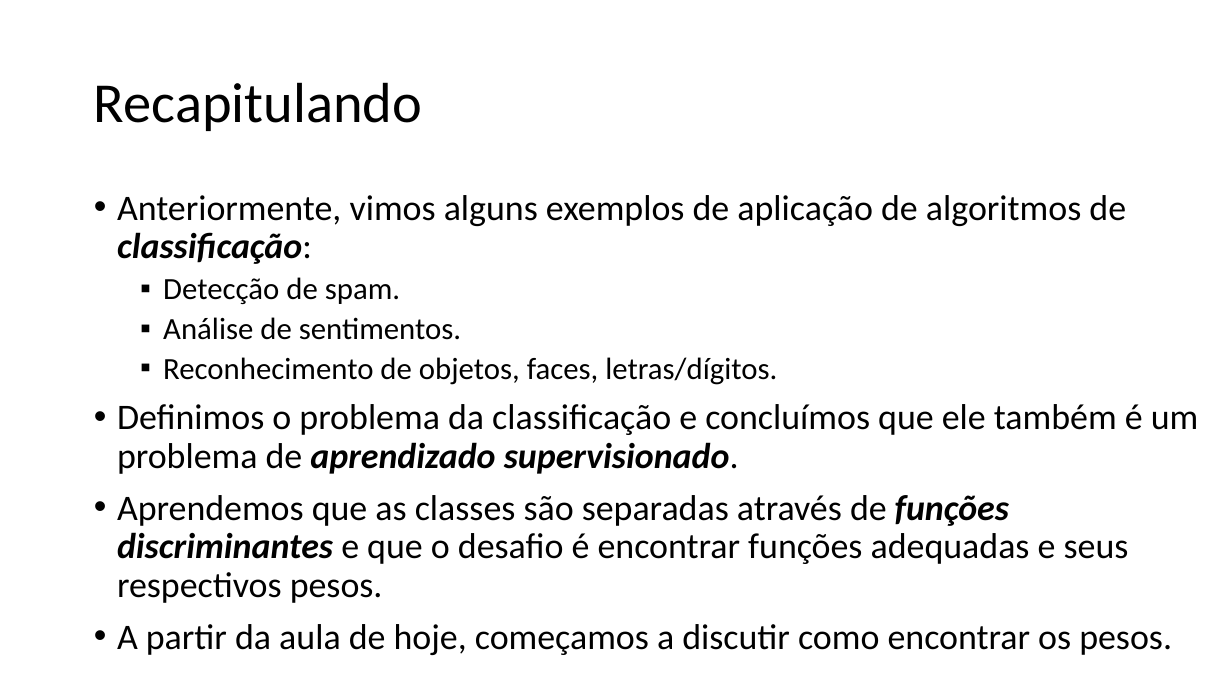
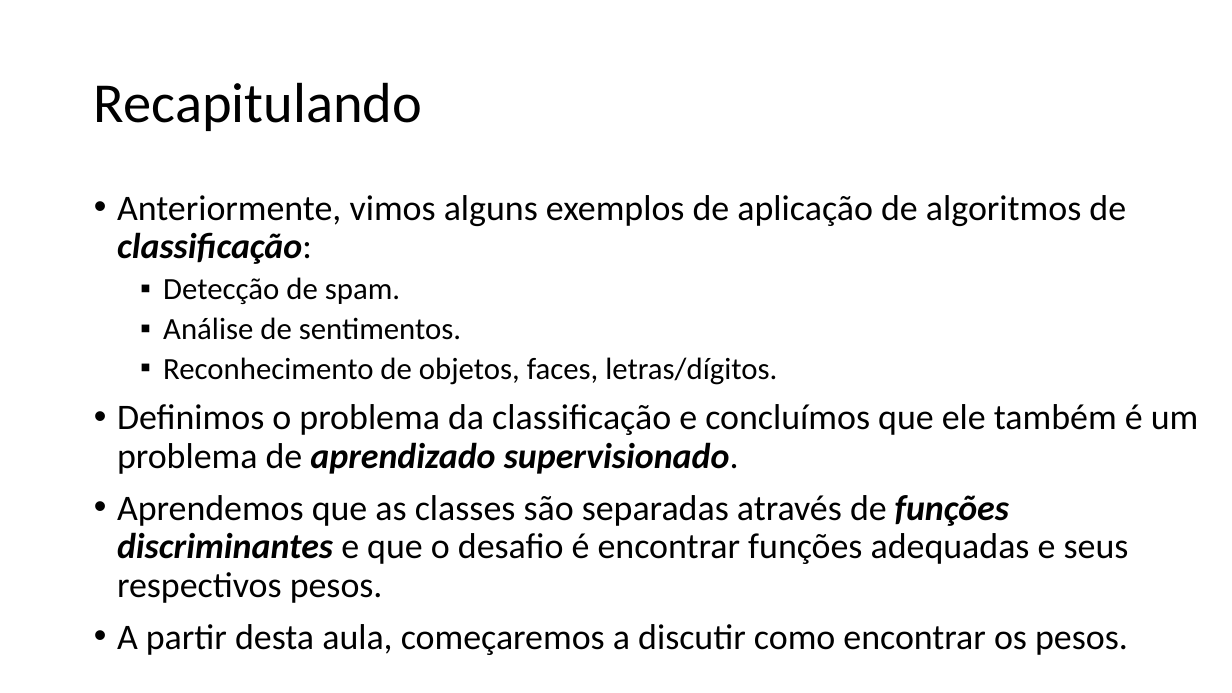
Before and after one commit to zz4fap/t320_aprendizado_de_maquina, a slide deck: slide 2 of slides/T320_Classificação (Parte II).pptx. Drawn at 1232x693 pixels with LibreOffice and Linux fonts; fonts in the diff are those of the drawing. Boxes give left, top, right and bottom in pixels: in the first picture for what was removed or moved away, otherwise in the second. Text is boxed around its words. In the diff, an @@ line names an element or a change of style, - is before the commit and + after.

Commit message:
update of slides

```diff
--- a/slides/T320_Classificação (Parte II).pptx
+++ b/slides/T320_Classificação (Parte II).pptx
@@ text at box(117, 624, 1128, 655): text changed @@
-• A partir da aula de hoje, começamos a discutir como encontrar os pesos.
+• A partir desta aula, começaremos a discutir como encontrar os pesos.
```
Also in this commit, not shown: 1 other slide changed, 2 slides added, 1 other file.
